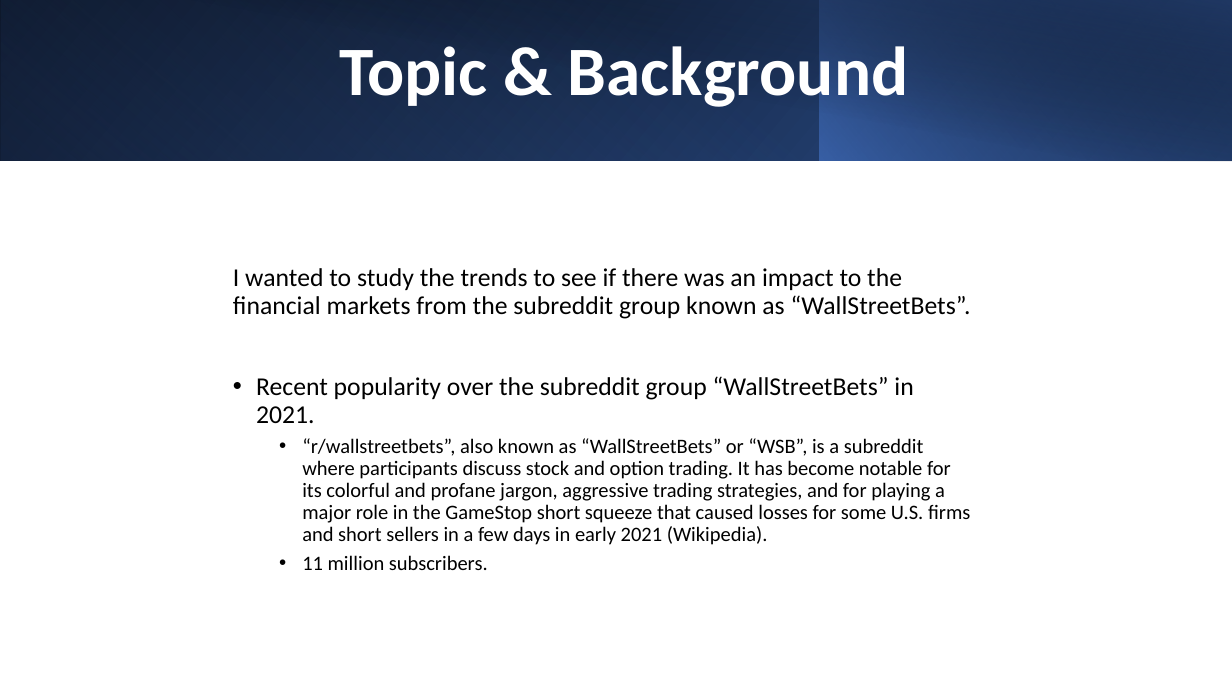
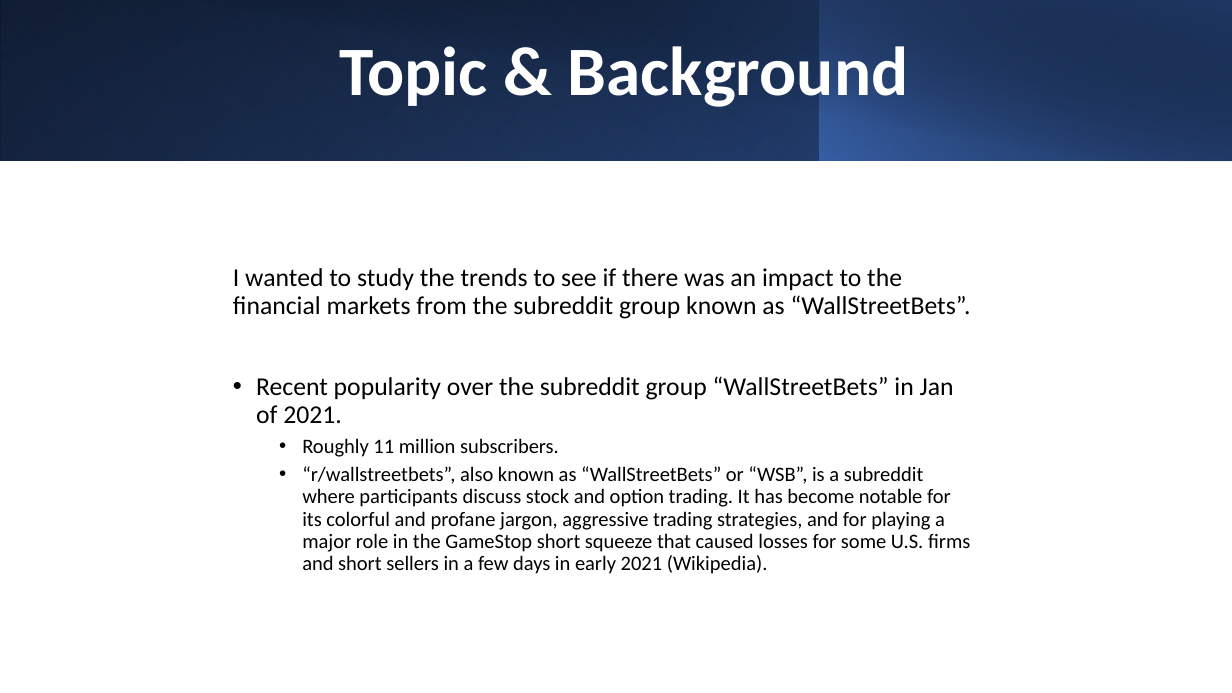
Before and after one commit to djhang99/Web-Scraping-Project-1-, a slide deck: slide 2 of WSB Presentation (NYC Data Academy).pptx. Drawn at 1232x693 pixels with LibreOffice and Linux fonts; fonts in the diff are those of the drawing. Boxes give left, top, right and bottom in pixels: in the first picture for what was removed or moved away, otherwise in the second. Text is boxed around its words. In the diff, an @@ line names an element or a change of style, - is before the commit and + after.

```diff
--- a/WSB Presentation (NYC Data Academy).pptx
+++ b/WSB Presentation (NYC Data Academy).pptx
@@ text at (256, 376, 954, 457): text changed @@
-• Recent popularity over the subreddit group “WallStreetBets” in 2021.
+• Recent popularity over the subreddit group “WallStreetBets” in Jan of 2021.
+  • Roughly 11 million subscribers.
@@ text at (302, 555, 488, 570): paragraph removed @@
-  • 11 million subscribers.
```
Also in this commit, not shown: 5 other slides changed, 1 other file.
